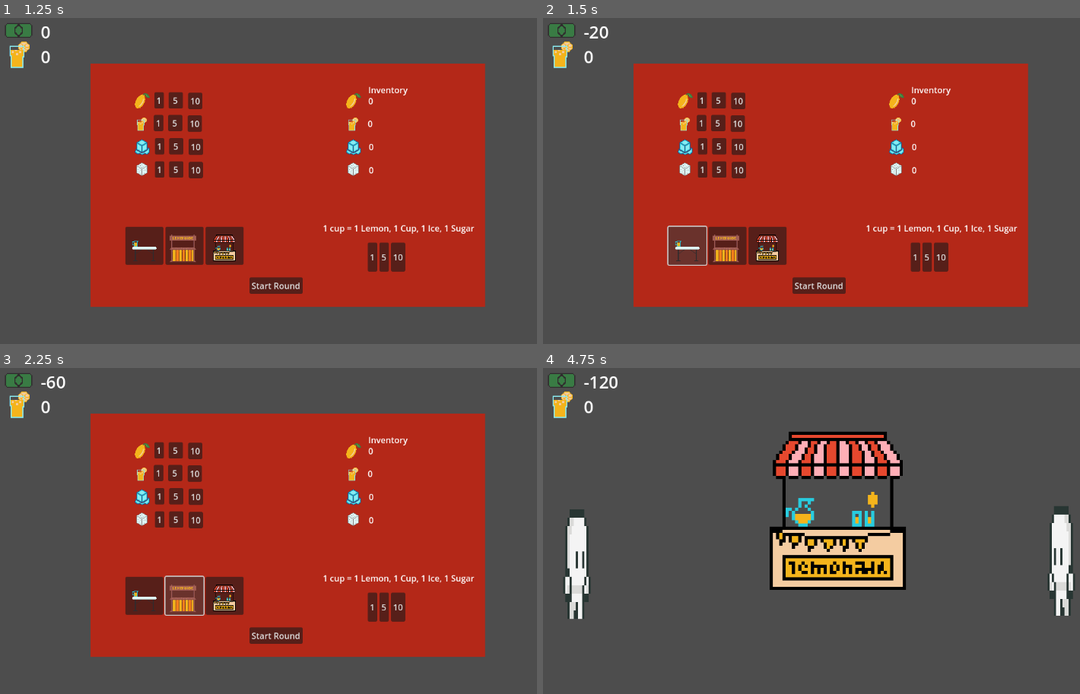
Above: before the commit, frames 1-4 (two rows, left to right).
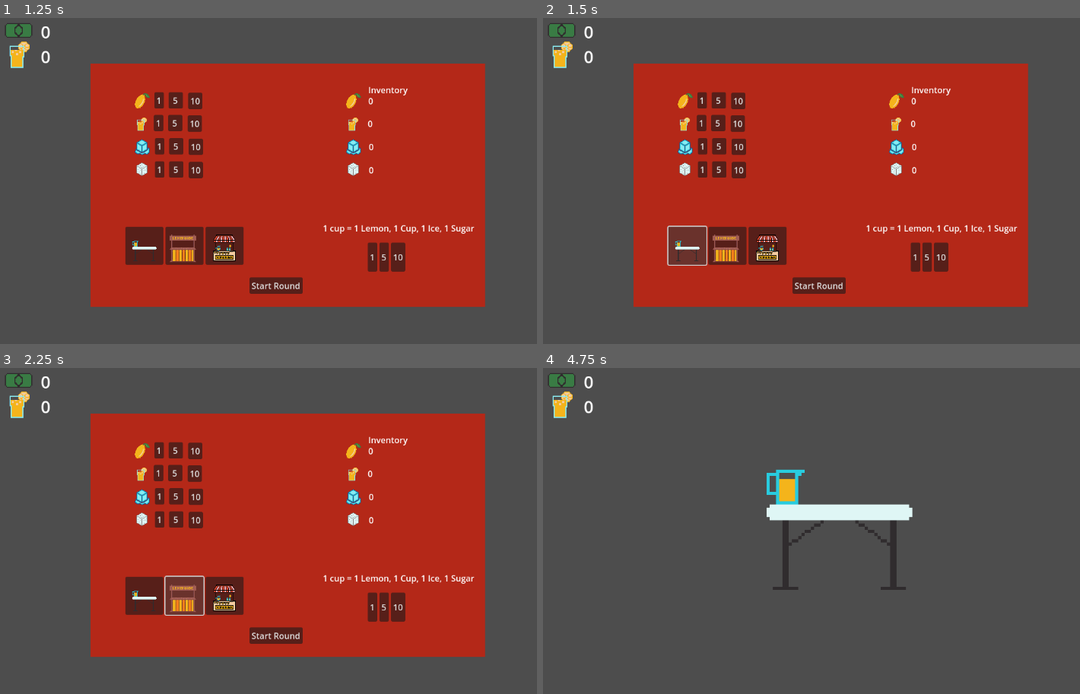
Above: after the commit, the same moments.

Repository: Jrees98/GMTK24
Game: Godot game, scene res://Scenes/main.tscn
Two runs of this game, one before a commit and one after it. Both use one fixed random seed, a clock stepped at 60 frames per second and the inputs below.
Inputs (mouse positions are in pixels of both pictures, inside the frame that each line leads up to):
- Up to frame 1 (1.25 s): click "Click here to start" at 0.5 s
- Up to frame 2 (1.5 s): click (687, 246) at 1.25 s
- Up to frame 3 (2.25 s): click (182, 596) at 2 s
- Up to frame 4 (4.75 s): click (768, 596) at 2.75 s; click "Start Round" at 3.5 s; tap Enter at 4.25 s

Frame 1 is identical in both runs. In frame 2, 0.1% of the frame differs, in the area x 7-13%, y 2-7%; in frame 3, 0.1%; in frame 4, 13%, in the area x 3-100%, y 2-78%.

Commit message:
add customer purchase chance

Diff:
--- a/Scenes/customer.tscn
+++ b/Scenes/customer.tscn
@@ -107,6 +107,7 @@
 }]
 
 [node name="Customer" type="CharacterBody2D"]
+z_index = 1
 scale = Vector2(2, 8)
 collision_mask = 0
 script = ExtResource("1_m5wn8")
--- a/Scripts/Global.gd
+++ b/Scripts/Global.gd
@@ -1,11 +1,12 @@
 extends Node
+var cups_of_lemonade := 0
+var dollars := 0.00
 
-var dollars := 0.00
 var debt_amount := 0.00
 var lemonade_cost := 1.00
 
-var cups_of_lemonade := 0
-var customer_spawn_rate := 3.00
+var customer_spawn_rate := 35
+var customer_purchase_chance : int
 var customer_move_speed = 100
 
 var lemons : int
@@ -17,9 +18,15 @@
 var tier2_cost := 40
 var tier3_cost := 60
 
+var tier1_purchase_chance : int
+var tier2_purchase_chance : int
+var tier3_purchase_chance : int
+
 # Called when the node enters the scene tree for the first time.
 func _ready():
-	pass
+	tier1_purchase_chance = tier1_cost
+	tier2_purchase_chance = tier2_cost
+	tier3_purchase_chance = tier3_cost
 
 
 # Called every frame. 'delta' is the elapsed time since the previous frame.
--- a/Scripts/customer.gd
+++ b/Scripts/customer.gd
@@ -4,7 +4,7 @@
 var direction = Vector2.ZERO
 var moving : bool
 func _ready():
-	speed = Global.customer_move_speed
+	pass
 
 func _physics_process(delta):
 	if moving:
--- a/Scripts/lemonade_stand.gd
+++ b/Scripts/lemonade_stand.gd
@@ -5,4 +5,6 @@
 
 func _on_body_entered(body):
 	if body.is_in_group("customers") and Global.cups_of_lemonade > 0:
-		body.purchase_lemonade()
+		var random_number = randf_range(1,100)
+		if random_number <= Global.customer_purchase_chance:
+			body.purchase_lemonade()
--- a/Scripts/main.gd
+++ b/Scripts/main.gd
@@ -40,16 +40,25 @@
 
 
 func _on_table_tier_1_pressed():
-	Global.dollars -= Global.tier1_cost
-	$LemonadeStand/AnimatedSprite2D.frame = 0
+	if Global.dollars >= Global.tier1_cost:
+		Global.dollars -= Global.tier1_cost
+		$LemonadeStand/AnimatedSprite2D.frame = 0
+		Global.customer_purchase_chance = Global.tier1_purchase_chance
+		print(Global.customer_purchase_chance)
 
 
 func _on_table_tier_2_pressed():
-	Global.dollars -= Global.tier2_cost
-	$LemonadeStand/AnimatedSprite2D.frame = 1
+	if Global.dollars >= Global.tier2_cost:
+		Global.dollars -= Global.tier2_cost
+		$LemonadeStand/AnimatedSprite2D.frame = 1
+		Global.customer_purchase_chance = Global.tier2_purchase_chance
+		print(Global.customer_purchase_chance)
 
 
 
 func _on_table_tier_3_pressed():
-	Global.dollars -= Global.tier3_cost
-	$LemonadeStand/AnimatedSprite2D.frame = 2
+	if Global.dollars >= Global.tier3_cost:
+		Global.dollars -= Global.tier3_cost
+		$LemonadeStand/AnimatedSprite2D.frame = 2
+		Global.customer_purchase_chance = Global.tier3_purchase_chance
+		print(Global.customer_purchase_chance)
--- a/Scripts/spawner.gd
+++ b/Scripts/spawner.gd
@@ -13,13 +13,16 @@
 
 # Called every frame. 'delta' is the elapsed time since the previous frame.
 func _process(delta):
-	$spawner_timer.wait_time = Global.customer_spawn_rate
+	pass
 
 
 func _on_spawner_timer_timeout():
-	var customer = customer_scene.instantiate()
-	add_child(customer)
-	customer.add_to_group("customers")
-	customer.set_direction(Vector2(move_direction,0))
-	customer.moving = true
-	var random_time_interval = randf_range(1,5)
+	var spawn_chance = randf_range(1,100)
+	if spawn_chance <= Global.customer_spawn_rate:
+		var customer = customer_scene.instantiate()
+		add_child(customer)
+		customer.add_to_group("customers")
+		customer.set_direction(Vector2(move_direction,0))
+		customer.moving = true
+		var random_move_speed = randf_range(50,200)
+		customer.speed = random_move_speed
Binary file added: Assets/Untitled 19.png
Not shown, added: Assets/Untitled 19.png.import
